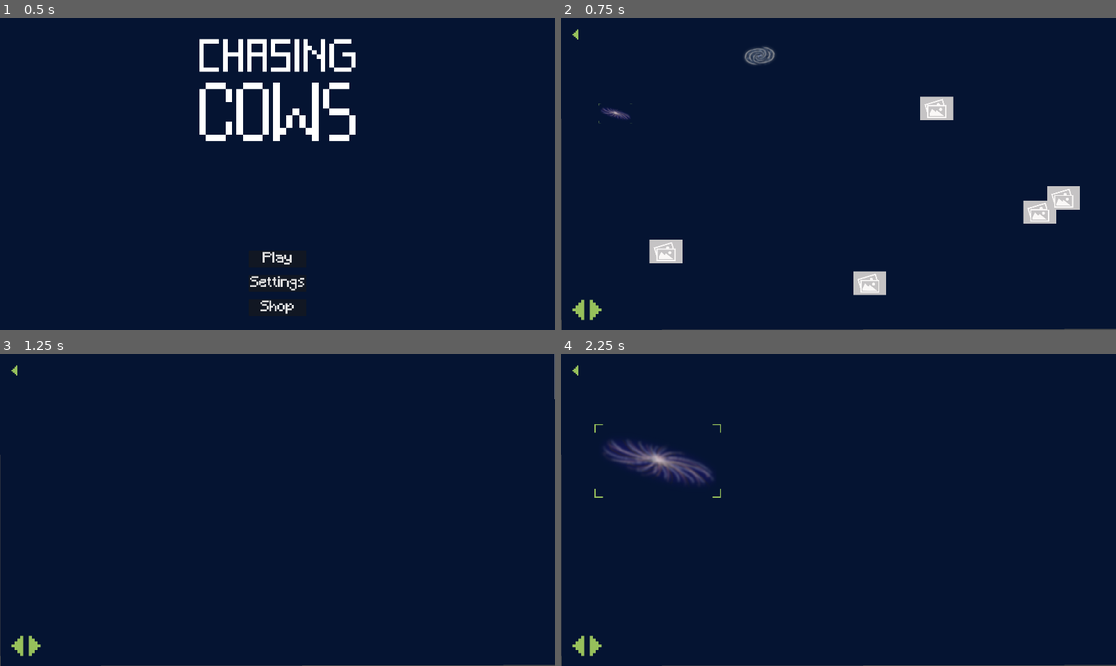
Above: before the commit, frames 1-4 (two rows, left to right).
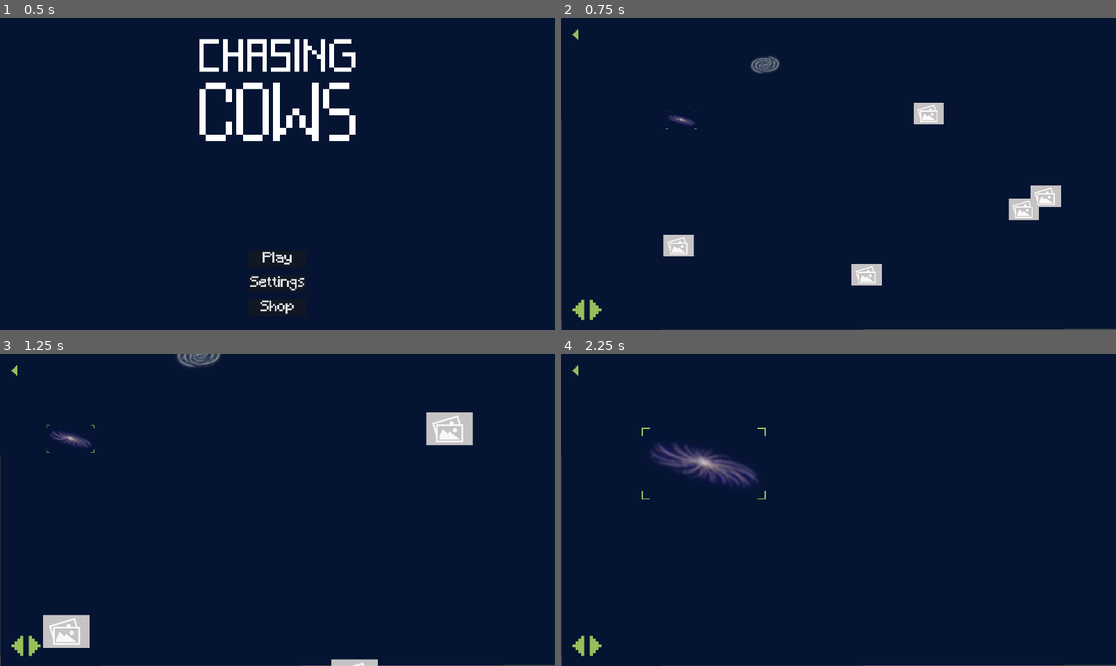
Above: after the commit, the same moments.

Repository: k4444th/ChasingCows
Game: Godot game, scene res://Scenes/main_menu.tscn
Two runs of this game, one before a commit and one after it. Both use one fixed random seed, a clock stepped at 60 frames per second and the inputs below.
Inputs (mouse positions are in pixels of both pictures, inside the frame that each line leads up to):
- Up to frame 1 (0.5 s): no input
- Up to frame 2 (0.75 s): click "Play" at 0.5 s
- Up to frame 3 (1.25 s): no input
- Up to frame 4 (2.25 s): move the mouse to (960, 494) at 1.27 s; hold D (Right) 1.28-2.03 s; click (960, 494) at 1.42 s; move the mouse to (727, 525) at 2.02 s; hold S (Down) from 2.03 s (still down)

Frame 1 is identical in both runs. In frame 2, 3.0% of the frame differs, in the area x 6-94%, y 9-89%; in frame 3, 2.5%; in frame 4, 2.1%.

Commit message:
Smoother Galaxy Menu

Diff:
--- a/Scenes/choose_destination.gd
+++ b/Scenes/choose_destination.gd
@@ -15,7 +15,15 @@
 @onready var absanthaShadButton := $"Galaxies/Absantha-ShadButtton"
 
 func _ready() -> void:
-	setSelector(andromedaButton)
+	var node = andromedaButton
+	selected = node
+	selector.selectorPosition = node.position + node.size * (node.scale / 2)
+	selector.selectorSize = node.size * node.scale
+	var tweenPos = get_tree().create_tween()
+	var tweenZoom = get_tree().create_tween()
+	tweenPos.tween_property(camera, "position", node.position + node.size * (node.scale / 2), transitionSpeed).set_trans(Tween.TRANS_QUAD)
+	tweenZoom.tween_property(camera, "zoom", Vector2(1.0, 1.0), transitionSpeed).set_trans(Tween.TRANS_QUAD)
+
 
 func _on_arrow_back_pressed() -> void:
 	get_tree().change_scene_to_file("res://Scenes/main_menu.tscn")
--- a/Scenes/choose_destination.tscn
+++ b/Scenes/choose_destination.tscn
@@ -65,15 +65,17 @@
 [node name="Galaxies" type="Node" parent="."]
 
 [node name="Andromeda" type="TextureButton" parent="Galaxies"]
-offset_left = -3696.0
-offset_top = -1073.0
-offset_right = -3503.0
-offset_bottom = -967.0
+z_index = 10
+offset_left = -2877.0
+offset_top = -1039.0
+offset_right = -2684.0
+offset_bottom = -933.0
 scale = Vector2(2.5, 2.5)
 texture_normal = ExtResource("4_e42j6")
 metadata/_edit_use_anchors_ = true
 
 [node name="MilkyWay" type="TextureButton" parent="Galaxies"]
+z_index = 10
 offset_left = -1545.0
 offset_top = -1992.0
 offset_right = -1304.0
@@ -83,6 +85,7 @@
 metadata/_edit_use_anchors_ = true
 
 [node name="HangayButton" type="TextureButton" parent="Galaxies"]
+z_index = 10
 offset_left = -2931.0
 offset_top = 1000.0
 offset_right = -2427.0
@@ -91,6 +94,7 @@
 metadata/_edit_use_anchors_ = true
 
 [node name="FornaxButton" type="TextureButton" parent="Galaxies"]
+z_index = 10
 offset_left = 190.0
 offset_top = 1483.0
 offset_right = 694.0
@@ -99,6 +103,7 @@
 metadata/_edit_use_anchors_ = true
 
 [node name="TriangulumButton" type="TextureButton" parent="Galaxies"]
+z_index = 10
 offset_left = 1217.0
 offset_top = -1195.0
 offset_right = 1721.0
@@ -107,6 +112,7 @@
 metadata/_edit_use_anchors_ = true
 
 [node name="Absantha-GomButton" type="TextureButton" parent="Galaxies"]
+z_index = 10
 offset_left = 2793.0
 offset_top = 395.0
 offset_right = 3297.0
@@ -115,12 +121,16 @@
 metadata/_edit_use_anchors_ = true
 
 [node name="Absantha-ShadButtton" type="TextureButton" parent="Galaxies"]
+z_index = 10
 offset_left = 3159.0
 offset_top = 180.0
 offset_right = 3663.0
 offset_bottom = 540.0
 texture_normal = ExtResource("1_ur3en")
 metadata/_edit_use_anchors_ = true
+
+[node name="Lines" type="Node2D" parent="."]
+z_index = -100
 
 [node name="Selector" parent="." instance=ExtResource("3_e42j6")]
 z_index = 100
@@ -132,4 +142,11 @@
 [connection signal="pressed" from="Canvas/ArrowBack" to="." method="_on_arrow_back_pressed"]
 [connection signal="pressed" from="Canvas/ArrowLeft" to="." method="_on_arrow_left_pressed"]
 [connection signal="pressed" from="Canvas/ArrowRight" to="." method="_on_arrow_right_pressed"]
+[connection signal="pressed" from="Galaxies/Andromeda" to="." method="_on_andromeda_pressed"]
 [connection signal="pressed" from="Galaxies/MilkyWay" to="." method="_on_milky_way_pressed"]
+[connection signal="pressed" from="Galaxies/HangayButton" to="." method="_on_hangay_button_pressed"]
+[connection signal="pressed" from="Galaxies/FornaxButton" to="." method="_on_fornax_button_pressed"]
+[connection signal="pressed" from="Galaxies/TriangulumButton" to="." method="_on_triangulum_button_pressed"]
+[connection signal="pressed" from="Galaxies/Absantha-GomButton" to="." method="_on_absantha_gom_button_pressed"]
+[connection signal="pressed" from="Galaxies/Absantha-ShadButtton" to="." method="_on_absantha_shad_buttton_pressed"]
+[connection signal="draw" from="Lines" to="." method="_on_lines_draw"]
